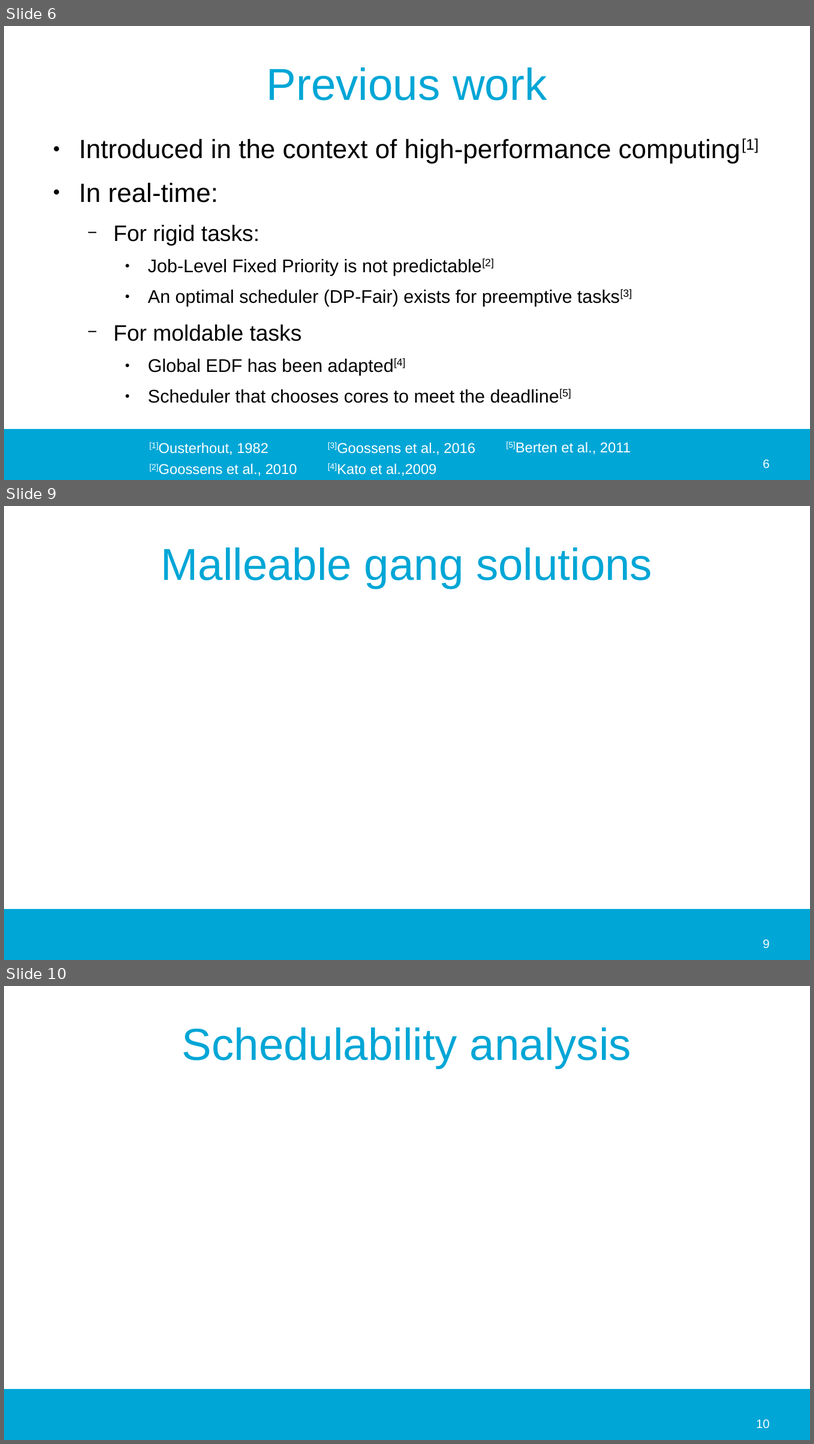
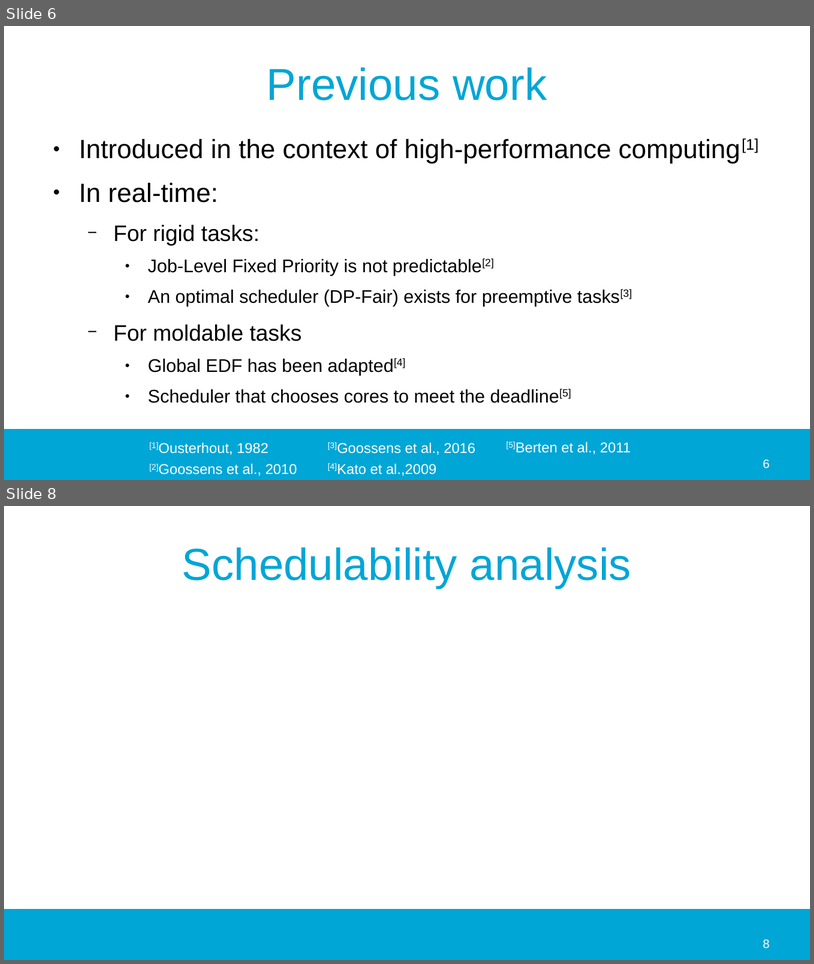
Before and after one commit to jmigual/APATeoria, a slide deck: Notes/TFM_presentations/2020_02_24/2020_02_24.odp. Shown one above the other, each under a label of ours: slides 6, 9 and 10 before the commit, slides 6 and 8 after it; the slides between them are not shown. The pictures are 814x1444 and 814x964 pixels, drawn with LibreOffice and Linux fonts; fonts in the diff are those of the drawing; background and template pictures are left out. Boxes give left, top, right and bottom in pixels: in the first picture for what was removed or moved away, otherwise in the second. Text is boxed around its words. In the diff, an @@ line names an element or a change of style, - is before the commit and + after.

```diff
--- a/Notes/TFM_presentations/2020_02_24/2020_02_24.odp
+++ b/Notes/TFM_presentations/2020_02_24/2020_02_24.odp
@@ slide 9 removed at (4, 506, 810, 960), background #FFFFFF; not listed: 1 template element that a slide beside it also shows @@
@@ title removed at (161, 547, 653, 588) @@
-Malleable gang solutions
@@ page number removed at (763, 939, 770, 948) @@
-9
@@ what was slide 10 is now slide 8 @@
@@ page number at (763, 939, 770, 948): text changed @@
-10
+8
```
Also in this commit, not shown: 1 slide added, 2 other slides removed, 1 other file.
